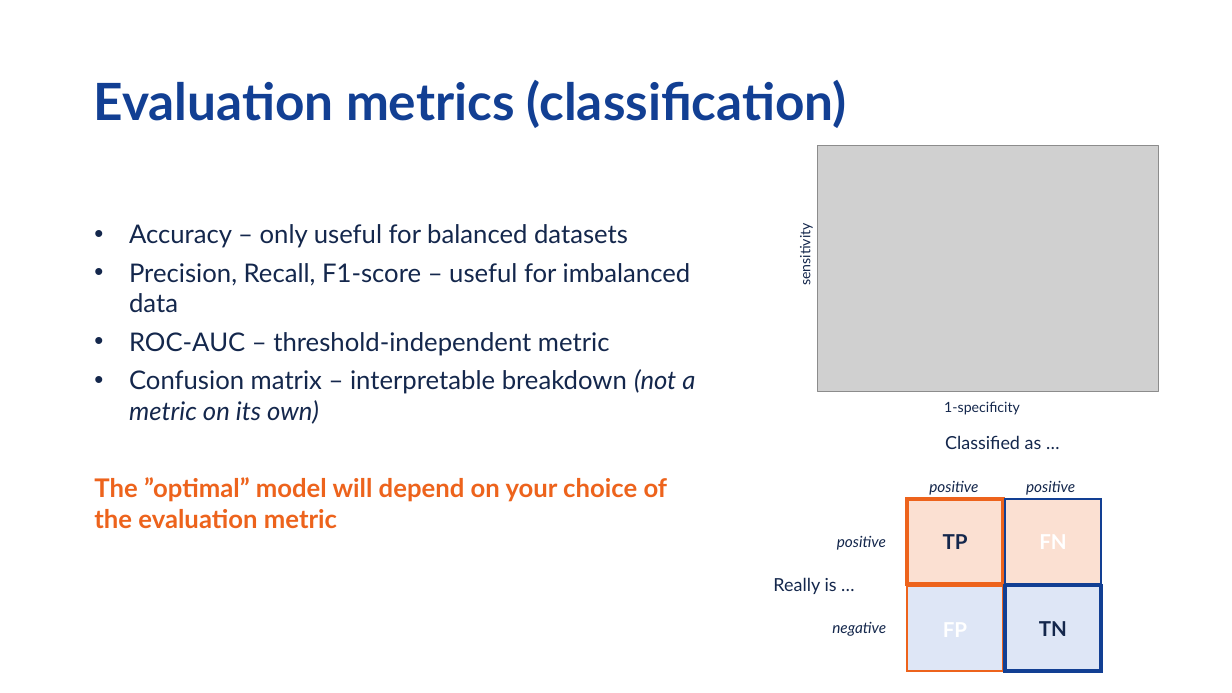
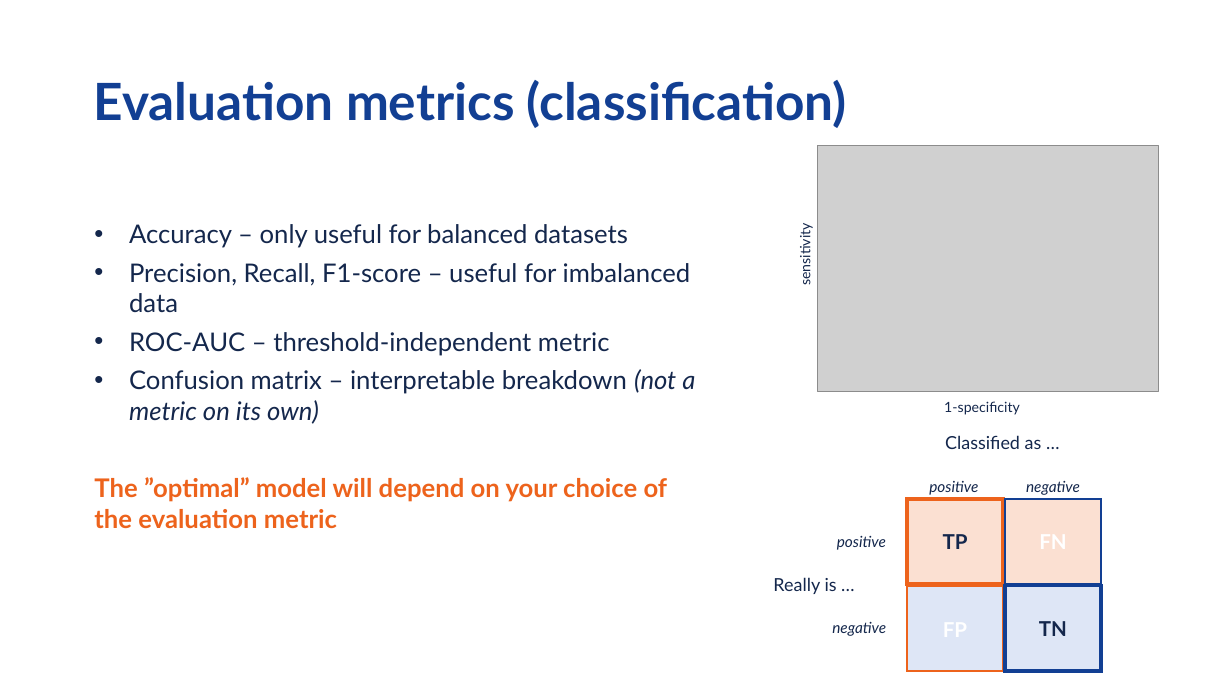
Before and after one commit to vib-training-conferences/machine-learning-and-deep-learning-fundamentals, a slide deck: slide 5 of docs/day-1-session-5-model-selection.pptx. Drawn at 1232x693 pixels with LibreOffice and Linux fonts; fonts in the diff are those of the drawing; grey boxes stand for pictures; background and template pictures are left out. Boxes give left, top, right and bottom in pixels: in the first picture for what was removed or moved away, otherwise in the second. Text is boxed around its words. In the diff, an @@ line names an element or a change of style, - is before the commit and + after.

Commit message:
fixing typos and unclarities in presentations

```diff
--- a/docs/day-1-session-5-model-selection.pptx
+++ b/docs/day-1-session-5-model-selection.pptx
@@ text at <box>1026,481,1080,495</box>: text changed @@
-positive
+negative
```
Also in this commit, not shown: 4 other files.
